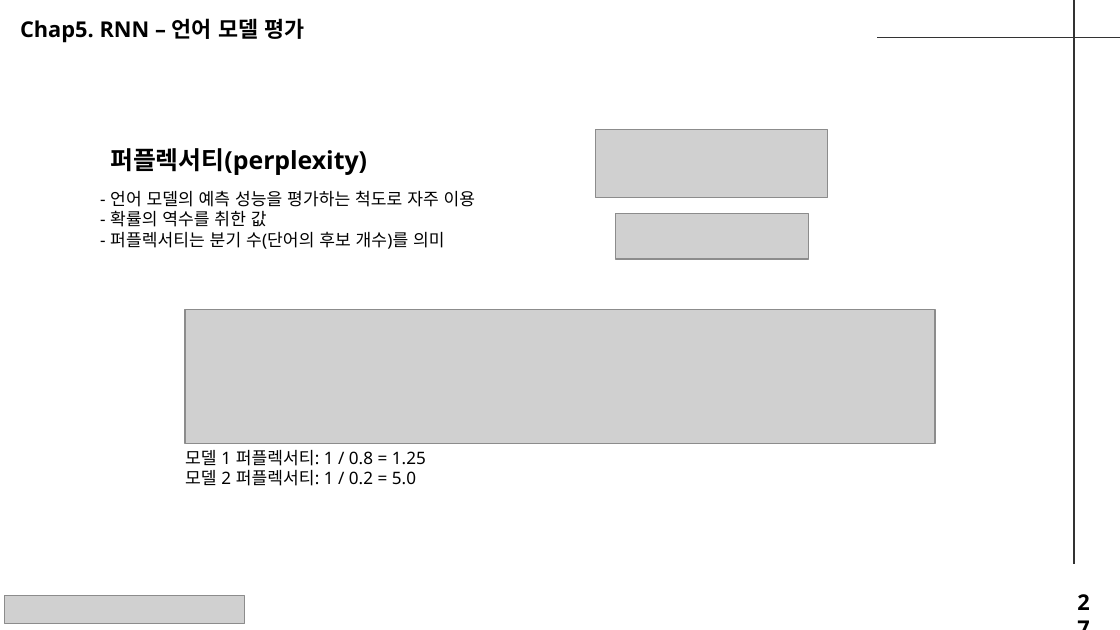
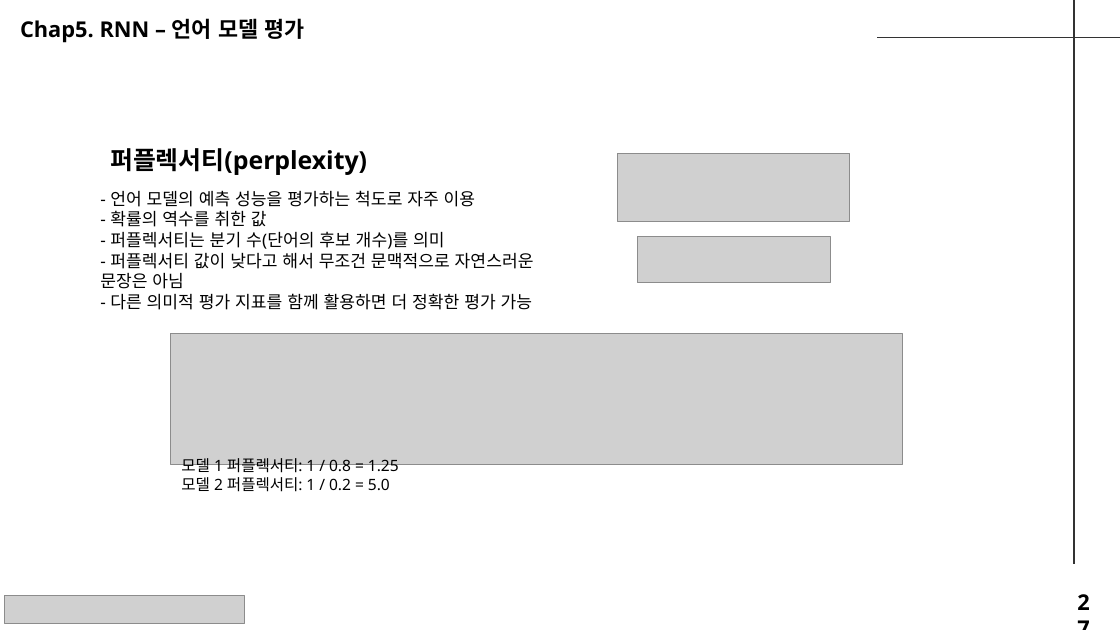
Before and after one commit to seungdeng/Deep-Learning-from-Scratch, a slide deck: slide 27 of study/발표자료/(이승건)250220_밑딥2_chap2-5.pptx. Drawn at 1120x630 pixels with LibreOffice and Linux fonts; fonts in the diff are those of the drawing; grey boxes stand for pictures. Boxes give left, top, right and bottom in pixels: in the first picture for what was removed or moved away, otherwise in the second. Text is boxed around its words. In the diff, an @@ line names an element or a change of style, - is before the commit and + after.

```diff
--- a/study/발표자료/(이승건)250220_밑딥2_chap2-5.pptx
+++ b/study/발표자료/(이승건)250220_밑딥2_chap2-5.pptx
@@ picture moved from (x1=596, y1=130, x2=828, y2=198) to (x1=618, y1=153, x2=850, y2=222) @@
@@ text at (x1=100, y1=231, x2=534, y2=310): text changed @@
-- 퍼플렉서티는 분기 수(단어의 후보 개수)를 의미
+- 퍼플렉서티는 분기 수(단어의 후보 개수)를 의미
+- 퍼플렉서티 값이 낮다고 해서 무조건 문맥적으로 자연스러운 문장은 아님
+- 다른 의미적 평가 지표를 함께 활용하면 더 정확한 평가 가능
@@ picture moved from (x1=615, y1=213, x2=809, y2=259) to (x1=637, y1=236, x2=831, y2=282) @@
@@ picture resized from (x1=185, y1=309, x2=935, y2=444) to (x1=170, y1=334, x2=903, y2=465) @@
@@ text "모델 1 퍼플렉서티: 1 / ..." moved from (x1=185, y1=450, x2=426, y2=486) to (x1=181, y1=457, x2=399, y2=492) @@
@@ text "모델 1 퍼플렉서티: 1 / ..." at (x1=181, y1=457, x2=399, y2=492): size 11 to 10 pt @@
```
Also in this commit, not shown: 5 other slides changed, 2 slides added.
